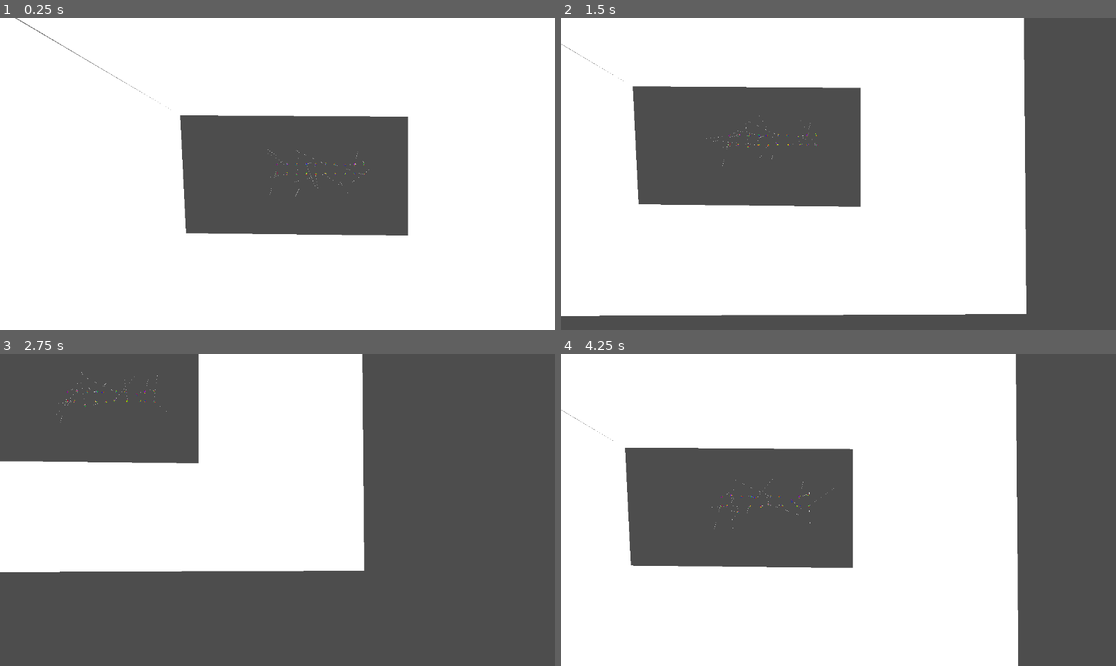
Above: before the commit, frames 1-4 (two rows, left to right).
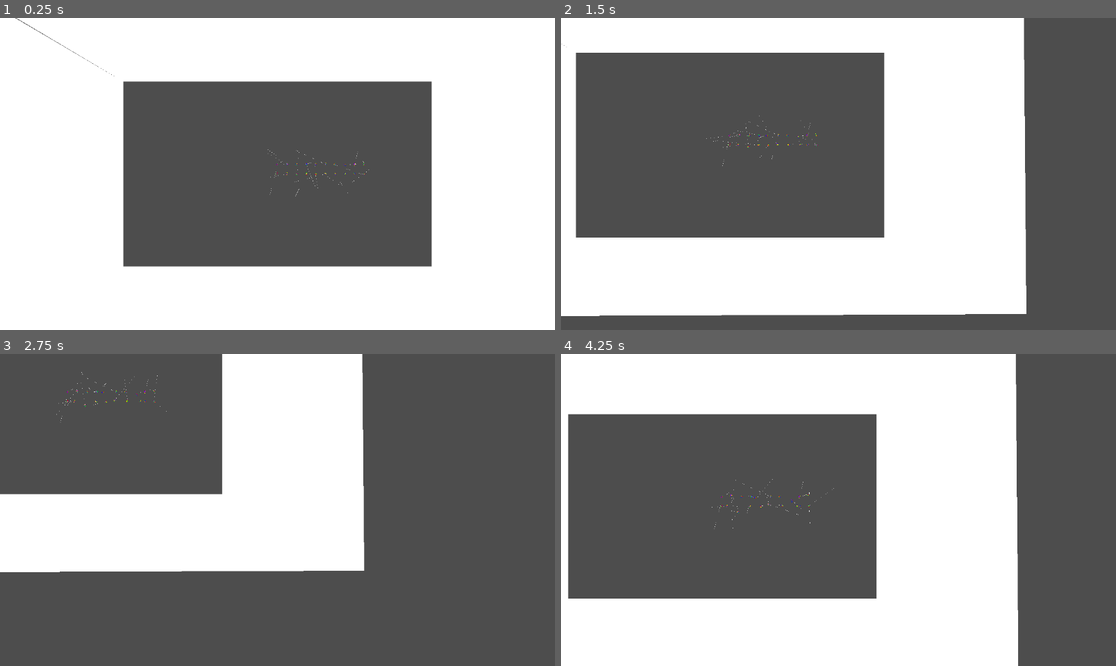
Above: after the commit, the same moments.

Repository: 06gusmog/EVOLUTIONATOR-4000
Game: Godot game, scene res://Misc/world.tscn
Two runs of this game, one before a commit and one after it. Both use one fixed random seed, a clock stepped at 60 frames per second and the inputs below.
Inputs (mouse positions are in pixels of both pictures, inside the frame that each line leads up to):
- Up to frame 1 (0.25 s): no input
- Up to frame 2 (1.5 s): tap Enter at 0.5 s; hold Right (right) 0.53-1.28 s; tap Space (test input) at 0.6 s; click (838, 174) at 0.67 s; move the mouse to (744, 174) at 1.27 s; hold Down (down) from 1.28 s (still down); click (744, 174) at 1.35 s
- Up to frame 3 (2.75 s): tap Space (test input) at 1.55, 2.1 s; move the mouse to (188, 413) at 2.02 s; release Down (down) at 2.03 s; hold Right (right) from 2.03 s (still down); click (188, 413) at 2.17 s
- Up to frame 4 (4.25 s): move the mouse to (655, 400) at 2.77 s; release Right (right) at 2.78 s; hold Up (up) 2.78-3.53 s; tap Shift (zoom_in) at 2.85 s; click (655, 400) at 2.92 s; tap Space (test input) at 3.05, 3.8 s; move the mouse to (655, 500) at 3.52 s; hold Left (left) from 3.53 s (still down); tap Ctrl (zoom_out) at 3.6 s; click (655, 500) at 3.67 s

The runs differ from the first frame. In frame 1, 18% of the frame differs, in the area x 3-78%, y 0-80%; in frame 2, 18%; in frame 3, 5.6%; in frame 4, 18%.

Commit message:
Food Spawn Function
New function spawns food on a random position weighted by a noise map

Diff:
--- a/Godot/Misc/SimulationHandler.gd
+++ b/Godot/Misc/SimulationHandler.gd
@@ -13,9 +13,16 @@
 @export var camera_move_speed = 5.0
 @onready var food_object = $FoodObject
 
+var noise = FastNoiseLite.new()
+
 # Math functions
 
 func _ready():
+	noise.seed = randi()
+	noise.fractal_octaves = 1
+	noise.fractal_gain = 0.5
+	noise.fractal_lacunarity = 2
+
 	for i in range(creature_amount):
 		create_creature(generate_random_DNA(creature_size), Vector2((i % 10)*20, int(i / 10) * -20))
 
@@ -24,6 +31,25 @@
 	camera_2d.zoom -= Vector2(0.01, 0.01) * Input.get_axis("zoom_in", "zoom_out") * camera_2d.zoom
 	#if Input.is_action_just_pressed("click"):
 	#	food_object.add_food(20, get_global_mouse_position())
+	if Input.is_action_just_pressed("test input"):
+		spawn_food()
+
+func get_random_position():
+	var width = int(GlobalSettings.map_size[0])
+	var height = int(GlobalSettings.map_size[1])
+	return [rng.randi() % width - width/2, rng.randi() % height - height/2]
+
+func spawn_food():
+	var energy = rng.randi() % 50 + 100
+	#This is the method used: https://stackoverflow.com/questions/71551080/random-distribution-of-points-based-on-perlin-noise
+	var proposed_position = [0,0]
+	for x in range(15):
+		proposed_position = get_random_position()
+		var reference_position = get_random_position()
+		if noise.get_noise_2d(proposed_position[0], proposed_position[1]) >= noise.get_noise_2d(reference_position[0], reference_position[1]):
+			break
+	print([energy, proposed_position])
+	food_object.add_food(energy, Vector2(proposed_position[0], proposed_position[1]))
 
 func create_creature(DNA, creature_position):
 	var dudebro = CREATURE.instantiate()
@@ -31,7 +57,6 @@
 	dudebro.position = creature_position
 	dudebro.mitosis.connect(_on_mitosis) # This connects the signal
 	add_child(dudebro)
-
 
 func generate_special_sauce(length : int):
 	var special_sauce = ""
--- a/Godot/Misc/world.tscn
+++ b/Godot/Misc/world.tscn
@@ -22,10 +22,10 @@
 physics_material_override = SubResource("PhysicsMaterial_06e6h")
 
 [node name="CollisionPolygon2D" type="CollisionPolygon2D" parent="StaticBody2D"]
-polygon = PackedVector2Array(-202, -122, -190, 123, 271, 128, 271, -119, -202, -122, -633, -378, 609, -353, 615, 351, -650, 356, -633, -378, -633, -378)
+polygon = PackedVector2Array(-320, -192, -320, 192, 320, 192, 320, -192, -320, -192, -633, -378, 609, -353, 615, 351, -650, 356, -633, -378, -633, -378)
 
 [node name="Polygon2D" type="Polygon2D" parent="StaticBody2D"]
-polygon = PackedVector2Array(-202, -122, -190, 123, 271, 128, 271, -119, -202, -122, -633, -378, 609, -353, 615, 351, -650, 356, -633, -376)
+polygon = PackedVector2Array(-320, -192, -320, 192, 320, 192, 320, -192, -320, -192, -633, -378, 609, -353, 615, 351, -650, 356, -633, -376)
 
 [node name="CanvasLayer" type="CanvasLayer" parent="."]
 process_priority = 1
--- a/Godot/Standards/global_settings.gd
+++ b/Godot/Standards/global_settings.gd
@@ -1,4 +1,7 @@
 extends Node
+
+#Map
+var map_size = Vector2(640, 384)
 
 # Energy
 var energy_required_to_reproduce = 1100.0
